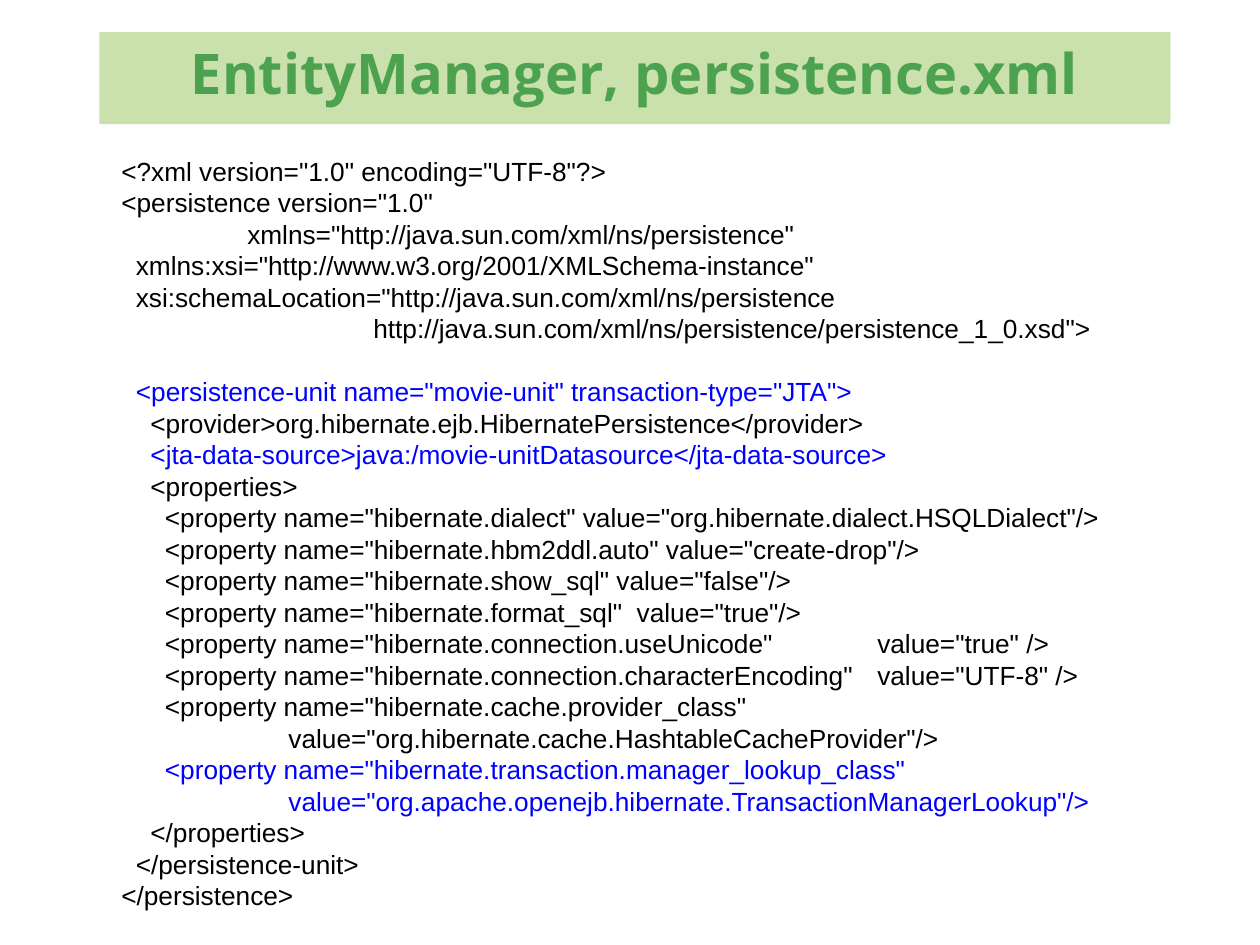
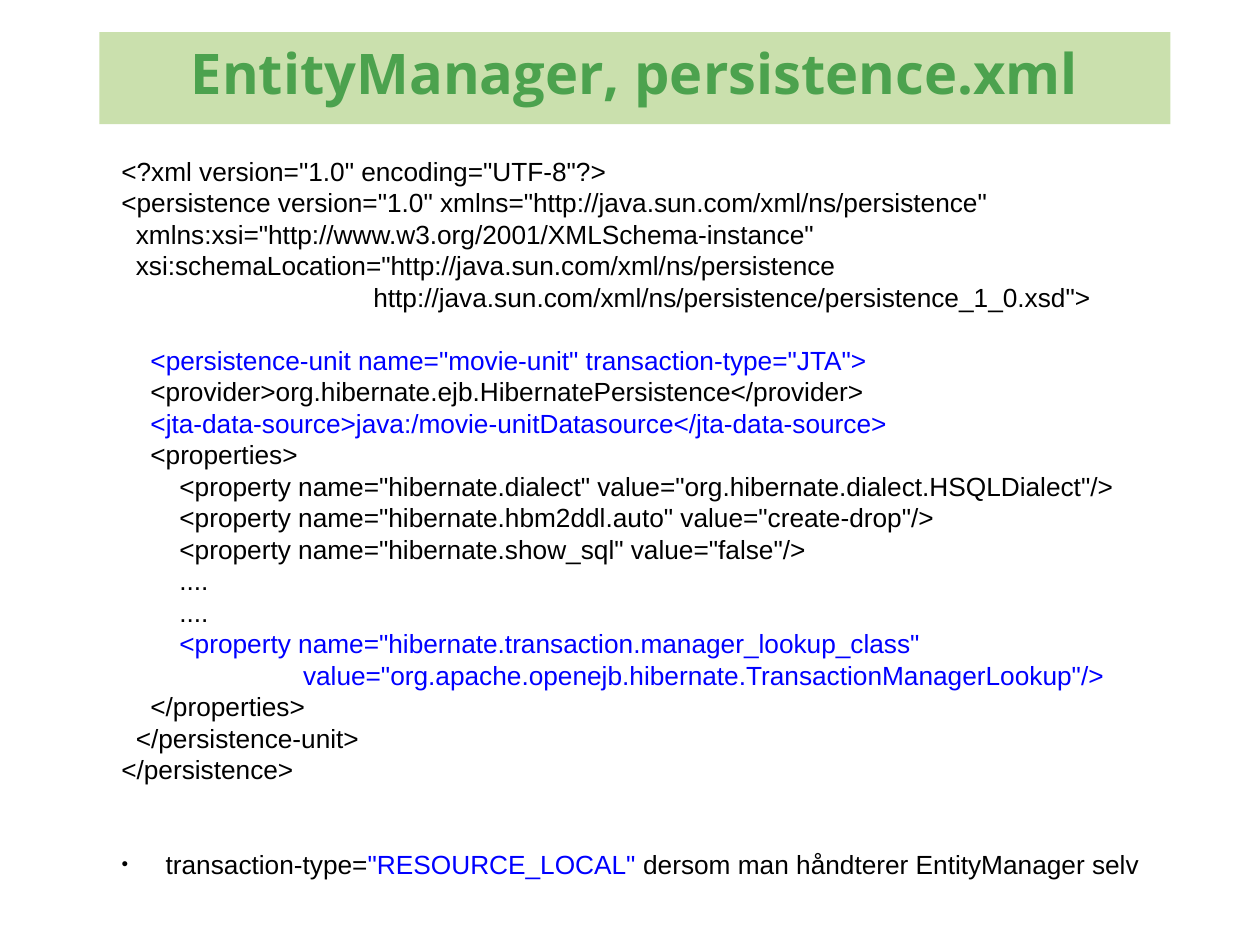
Before and after one commit to kenglxn/seam-maven-refimpl, a slide deck: slide 69 of sandbox/loo/jpa-continued/jpa-continued.odp (slide 65 before the commit). Drawn at 1260x945 pixels with LibreOffice and Linux fonts; fonts in the diff are those of the drawing; background and template pictures are left out. Boxes give left, top, right and bottom in pixels: in the first picture for what was removed or moved away, otherwise in the second. Text is boxed around its words. In the diff, an @@ line names an element or a change of style, - is before the commit and + after.

Commit message:
updated jpa talk

```diff
--- a/sandbox/loo/jpa-continued/jpa-continued.odp
+++ b/sandbox/loo/jpa-continued/jpa-continued.odp
@@ text at (121,193,987,218): text changed @@
-<persistence version="1.0"
-xmlns="http://java.sun.com/xml/ns/persistence"
+<persistence version="1.0" xmlns="http://java.sun.com/xml/ns/persistence"
@@ text at (165,603,1048,753): text changed @@
-<property name="hibernate.format_sql" value="true"/>
-<property name="hibernate.connection.useUnicode" value="true" />
-<property name="hibernate.connection.characterEncoding" value="UTF-8" />
-<property name="hibernate.cache.provider_class"
-value="org.hibernate.cache.HashtableCacheProvider"/>
+....
+....
@@ text at (166,853,1139,879): paragraph added @@
+● transaction-type="RESOURCE_LOCAL" dersom man håndterer EntityManager selv
```
Also in this commit, not shown: 22 other slides changed, 6 slides added, 1 other file.
